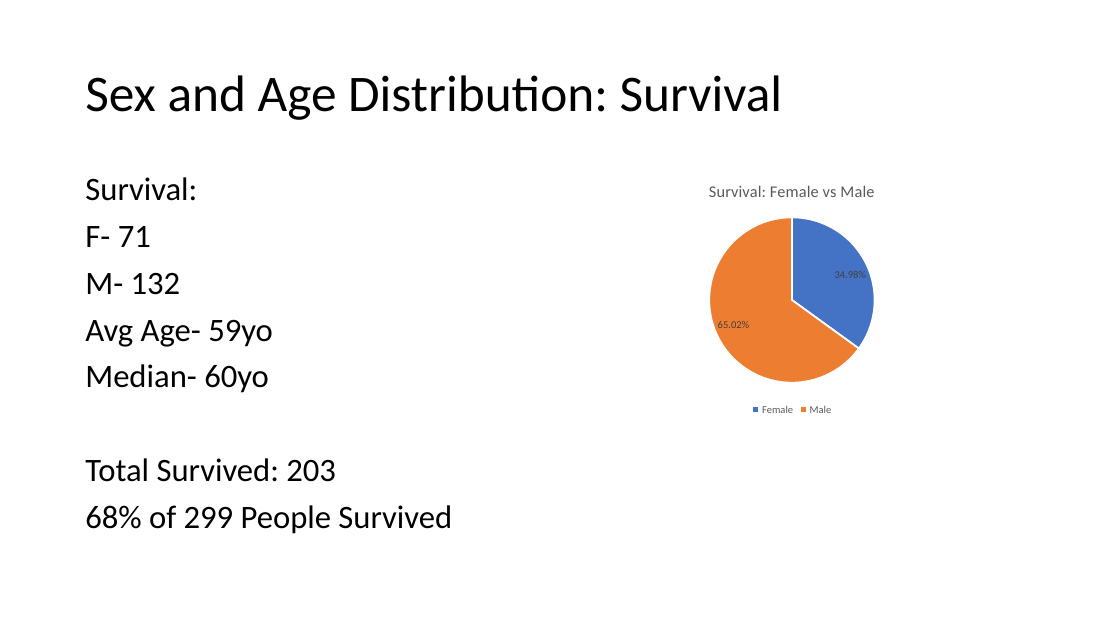
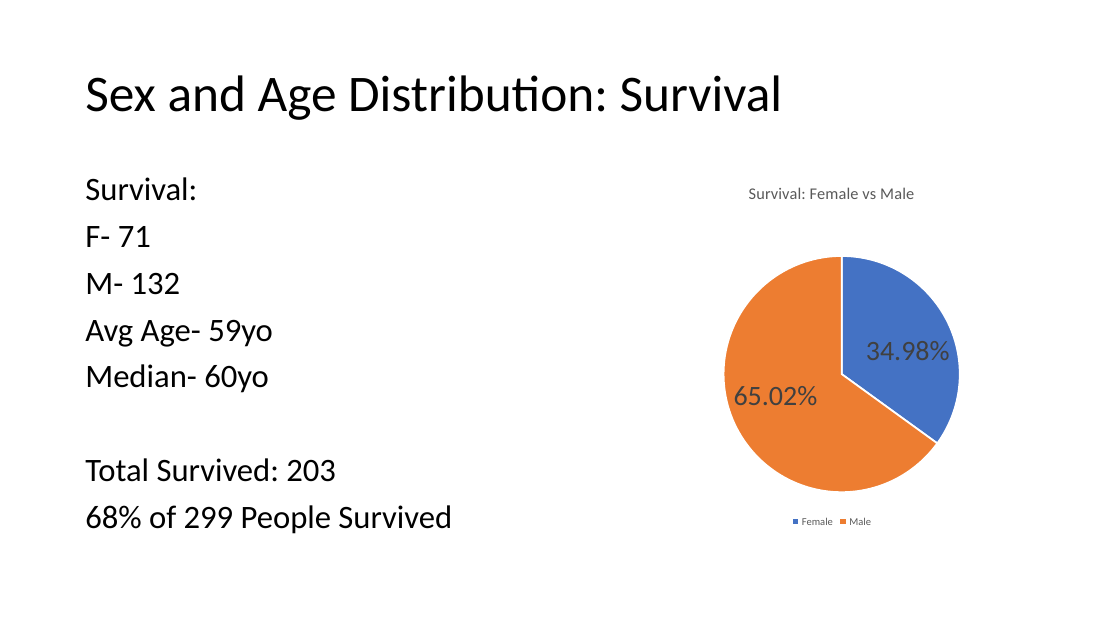
Before and after one commit to Kishp92/Bootcamp.Info, a slide deck: slide 5 of Excel/Excel Final Excel project.pptx. Drawn at 1120x630 pixels with LibreOffice and Linux fonts; fonts in the diff are those of the drawing. Boxes give left, top, right and bottom in pixels: in the first picture for what was removed or moved away, otherwise in the second. Text is boxed around its words. In the diff, an @@ line names an element or a change of style, - is before the commit and + after.

```diff
--- a/Excel/Excel Final Excel project.pptx
+++ b/Excel/Excel Final Excel project.pptx
@@ pie chart at (582,168,1082,532) @@
@@ data labels of Series 1 changed @@
@@ pie chart: place and size @@
-pie chart at (582,168,1002,420)
+pie chart at (582,168,1082,532)
```
Also in this commit, not shown: 10 other slides changed, 3 other files.
